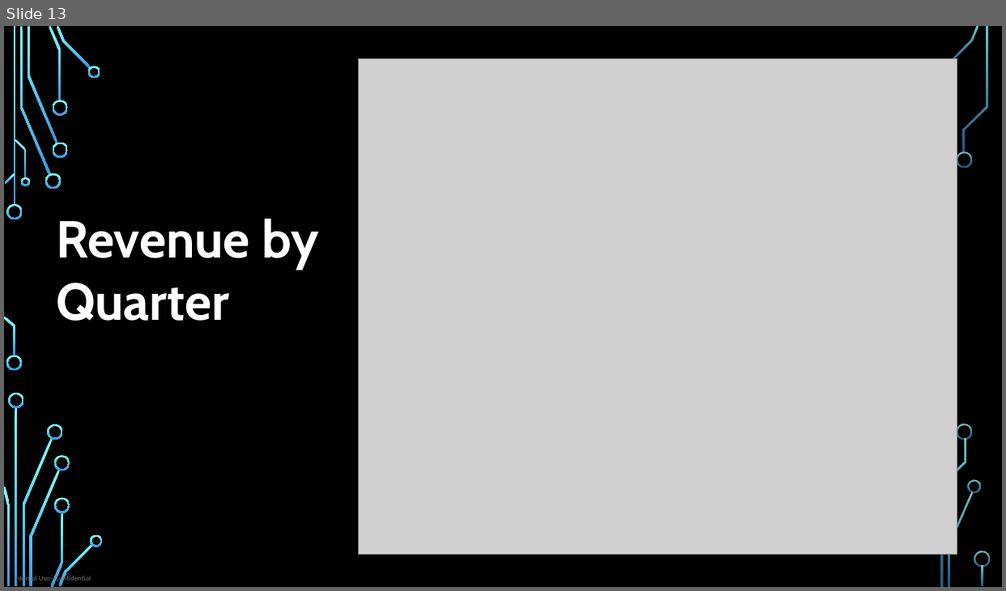
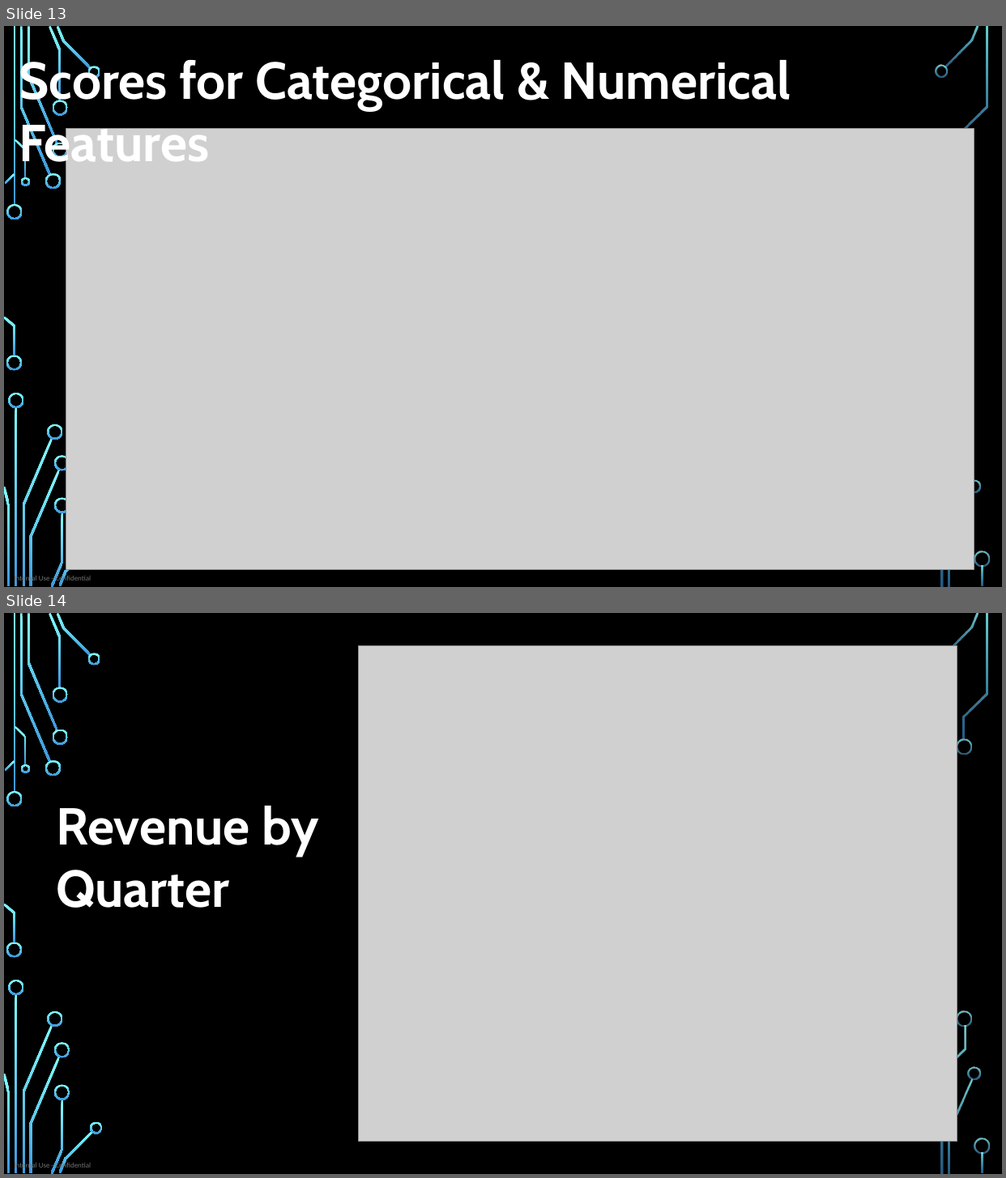
Before and after one commit to WooiLing94/WLCapstoneProject, a slide deck: LOB Cuskit Launch Dashboard.pptx. Shown one above the other, each under a label of ours: slide 13 before the commit, slides 13 and 14 after it. The pictures are 1006x591 and 1006x1178 pixels, drawn with LibreOffice and Linux fonts; fonts in the diff are those of the drawing; grey boxes stand for pictures; background and template pictures are left out. Boxes give left, top, right and bottom in pixels: in the first picture for what was removed or moved away, otherwise in the second. Text is boxed around its words. In the diff, an @@ line names an element or a change of style, - is before the commit and + after.

```diff
--- a/LOB Cuskit Launch Dashboard.pptx
+++ b/LOB Cuskit Launch Dashboard.pptx
@@ slide 13 added at box(4, 26, 1002, 587), background picture (left out); not listed: 33 template elements that a slide beside it also shows @@
@@ text added at box(19, 54, 791, 173), 50 pt, text #FFFFFF, bold @@
+Scores for Categorical & Numerical Features
@@ freeform shape added at box(935, 65, 948, 78), fill gradient #82FFFF to #3D97DE @@
@@ picture added at box(66, 129, 974, 570) @@
@@ what was slide 13 is now slide 14 @@
```
Also in this commit, not shown: 3 slides changed, 1 other slide added, 2 other files.
